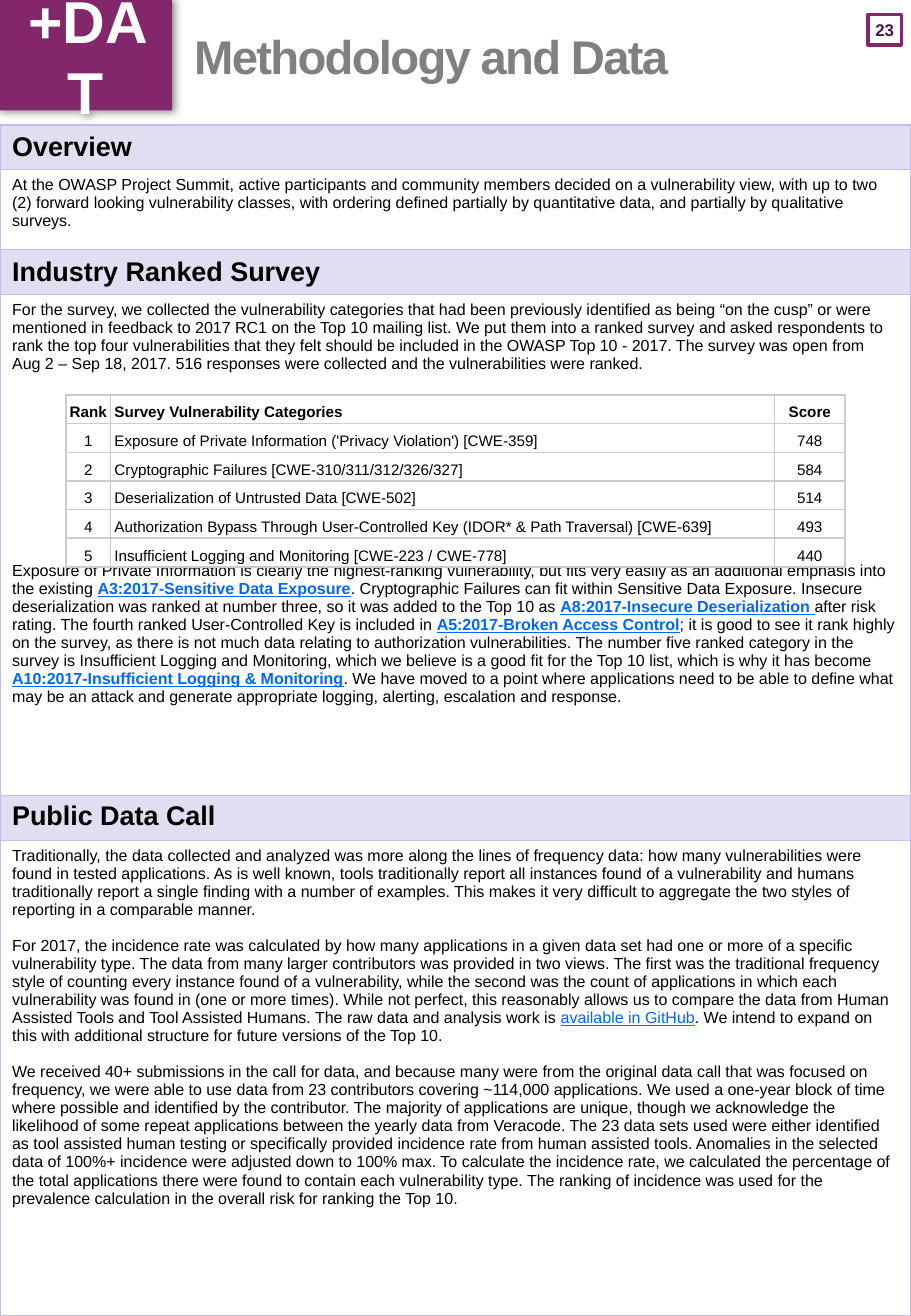
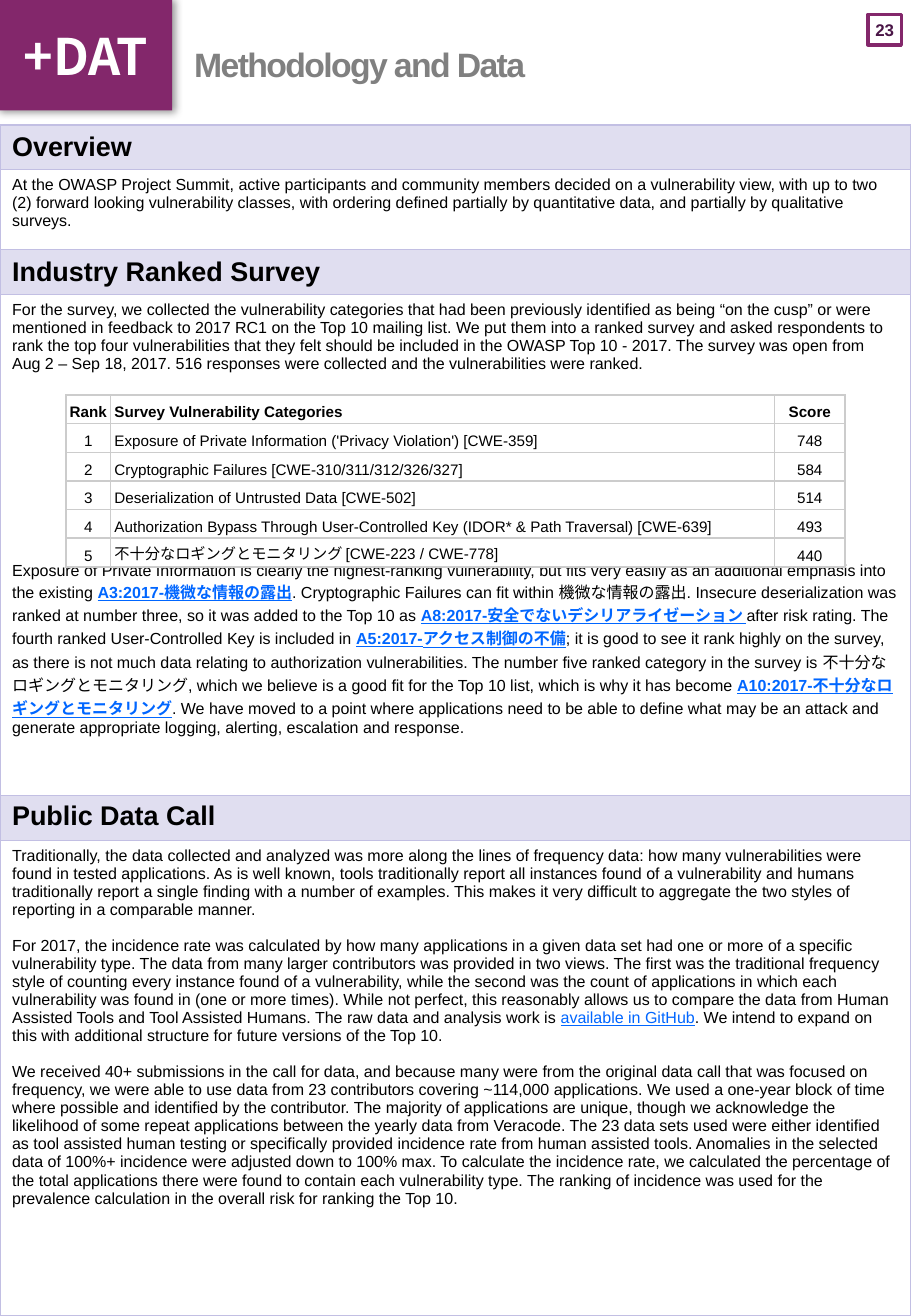
Before and after one commit to OWASP/Top10, a slide deck: slide 24 of 2017/ja/pptx_file/OWASP Top 10-2017_ja_DIN-A4.pptx. Drawn at 911x1316 pixels with LibreOffice and Linux fonts; fonts in the diff are those of the drawing. Boxes give left, top, right and bottom in pixels: in the first picture for what was removed or moved away, otherwise in the second. Text is boxed around its words. In the diff, an @@ line names an element or a change of style, - is before the commit and + after.

```diff
--- a/2017/ja/pptx_file/OWASP Top 10-2017_ja_DIN-A4.pptx
+++ b/2017/ja/pptx_file/OWASP Top 10-2017_ja_DIN-A4.pptx
@@ text "+DAT" at box(0, 0, 172, 111): size 35 to 29.8 pt, font Arial to Noto Sans CJK JP; less space between paragraphs @@
@@ title "Methodology and Data" at box(194, 52, 525, 84): size 28 to 20 pt @@
@@ table at box(0, 125, 911, 1316) @@
-row 4, column 1: For the survey, we collected the vulnerability categories that had been previously identified as being “on the cusp” or were mentioned in feedback to 2017 RC1 on the Top 10 mailing list. We put them into a ranked survey and asked respondents to rank the top four vulnerabilities that they felt should be included in the OWASP Top 10 - 2017. The survey was open from Aug 2 – Sep 18, 2017. 516 responses were collected and the vulnerabilities were ranked. / Exposure of Private Information is clearly the highest-ranking vulnerability, but fits very easily as an additional emphasis into the existing A3:2017-Sensitive Data Exposure. Cryptographic Failures can fit within Sensitive Data Exposure. Insecure deserialization was ranked at number three, so it was added to the Top 10 as A8:2017-Insecure Deserialization after risk rating. The fourth ranked User-Controlled Key is included in A5:2017-Broken Access Control; it is good to see it rank highly on the survey, as there is not much data relating to authorization vulnerabilities. The number five ranked category in the survey is Insufficient Logging and Monitoring, which we believe is a good fit for the Top 10 list, which is why it has become A10:2017-Insufficient Logging & Monitoring. We have moved to a point where applications need to be able to define what may be an attack and generate appropriate logging, alerting, escalation and response.
+row 4, column 1: For the survey, we collected the vulnerability categories that had been previously identified as being “on the cusp” or were mentioned in feedback to 2017 RC1 on the Top 10 mailing list. We put them into a ranked survey and asked respondents to rank the top four vulnerabilities that they felt should be included in the OWASP Top 10 - 2017. The survey was open from Aug 2 – Sep 18, 2017. 516 responses were collected and the vulnerabilities were ranked. / Exposure of Private Information is clearly the highest-ranking vulnerability, but fits very easily as an additional emphasis into the existing A3:2017-機微な情報の露出. Cryptographic Failures can fit within 機微な情報の露出. Insecure deserialization was ranked at number three, so it was added to the Top 10 as A8:2017-安全でないデシリアライゼーション after risk rating. The fourth ranked User-Controlled Key is included in A5:2017-アクセス制御の不備; it is good to see it rank highly on the survey, as there is not much data relating to authorization vulnerabilities. The number five ranked category in the survey is 不十分なロギングとモニタリング, which we believe is a good fit for the Top 10 list, which is why it has become A10:2017-不十分なロギングとモニタリング. We have moved to a point where applications need to be able to define what may be an attack and generate appropriate logging, alerting, escalation and response.
@@ table at box(66, 395, 844, 567) @@
-row 6, column 2: Insufficient Logging and Monitoring [CWE-223 / CWE-778]
+row 6, column 2: 不十分なロギングとモニタリング [CWE-223 / CWE-778]
```
Also in this commit, not shown: 23 other slides changed.
